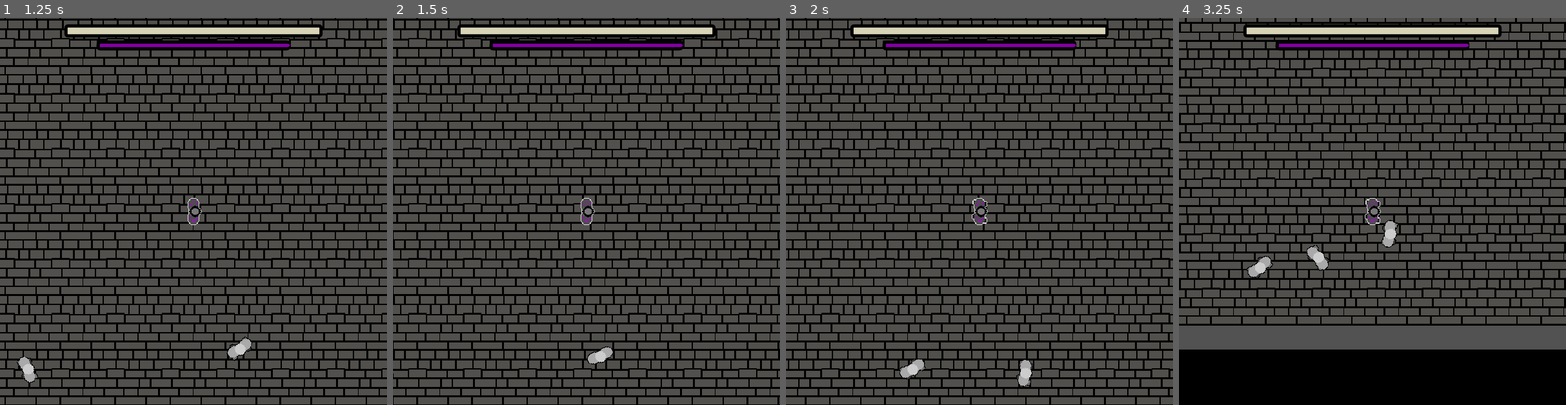
Above: before the commit, frames 1-4 (left to right).
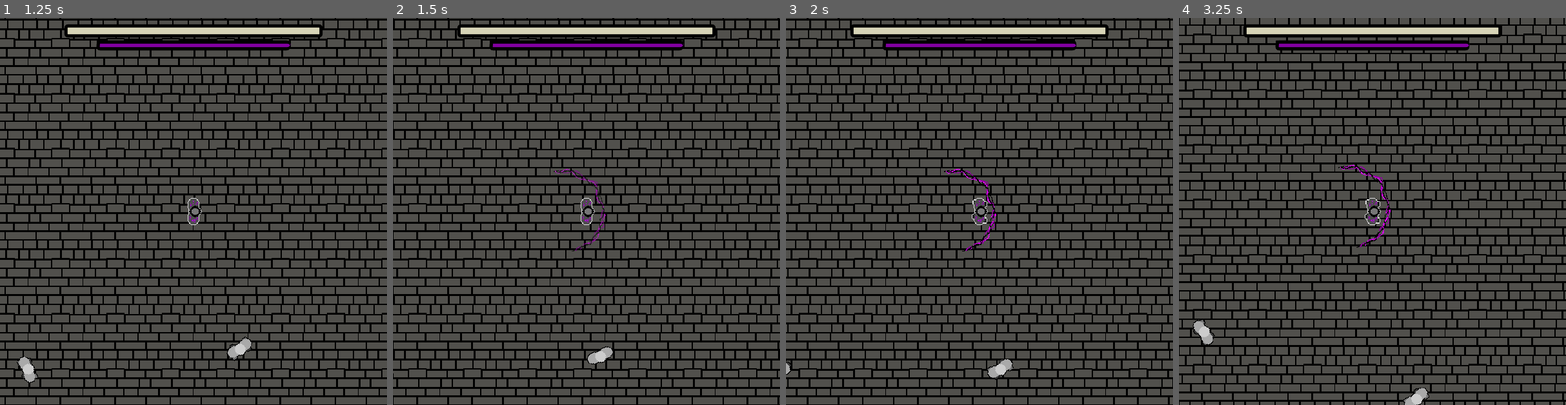
Above: after the commit, the same moments.

Repository: the-alex-g/LD52
Game: Godot game, scene res://Menu/MainMenu.tscn
The game is run twice, just before and just after one commit, with the same random seed, the same clock (stepped at 60 frames per second) and the same inputs.
Inputs (mouse positions are in pixels of both pictures, inside the frame that each line leads up to):
- Up to frame 1 (1.25 s): click "Play" at 0.5 s
- Up to frame 2 (1.5 s): move the mouse to (671, 192) at 1.27 s; hold D (right) from 1.28 s (still down); right-click (671, 192) at 1.35 s
- Up to frame 3 (2 s): keep holding D (right)
- Up to frame 4 (3.25 s): move the mouse to (1295, 230) at 2.02 s; release D (right) at 2.03 s; hold S (down) 2.03-2.78 s; tap Space (shoot) at 2.1 s; right-click (1295, 230) at 2.3 s; move the mouse to (1411, 126) at 2.77 s; hold D (right) from 2.78 s (still down); right-click (1411, 126) at 2.85 s

Frame 1 is identical in both runs. In frame 2, 0.2% of the frame differs, in the area x 41-55%, y 39-61%; in frame 3, 15%; in frame 4, 47%, in the area x 0-100%, y 0-100%.

Commit message:
Add shields that player can create

Diff:
--- a/project/Pawns/Pawn.tscn
+++ b/project/Pawns/Pawn.tscn
@@ -48,7 +48,7 @@
 
 [node name="AttackArea" type="Area2D" parent="."]
 collision_layer = 0
-collision_mask = 12
+collision_mask = 44
 
 [node name="CollisionShape2D" type="CollisionShape2D" parent="AttackArea"]
 position = Vector2( 10, 0 )
@@ -70,7 +70,6 @@
 [node name="Halo" type="AnimatedSprite" parent="."]
 position = Vector2( 2, 0 )
 frames = SubResource( 18 )
-frame = 3
 playing = true
 
 [node name="TurnBadSound" parent="." instance=ExtResource( 4 )]
--- a/project/Player/Player.gd
+++ b/project/Player/Player.gd
@@ -3,13 +3,16 @@
 
 export var speed := 210.0
 export var cooldown_time := 1.0
+export var shield_cooldown_time := 4.0
 export var min_damage := 7
 export var max_damage := 20
 
 var _can_shoot := true
+var _can_create_shield := true
 var good := false
 
 onready var _cooldown_timer : Timer = $AttackCooldownTimer
+onready var _shield_timer : Timer = $ShieldCooldownTimer
 onready var _sprite : AnimatedSprite = $AnimatedSprite
 
 
@@ -29,6 +32,9 @@
 
 	if Input.is_action_pressed("shoot") and _can_shoot:
 		_shoot()
+
+	if Input.is_action_just_pressed("create_shield") and _can_create_shield:
+		_create_shield()
 
 	# warning-ignore:return_value_discarded
 	move_and_collide(direction * speed * delta)
@@ -50,6 +56,20 @@
 	_can_shoot = true
 
 
+func _create_shield()->void:
+	_can_create_shield = false
+	_shield_timer.start(shield_cooldown_time)
+
+	var shield = preload("res://Player/Shield.tscn").instance()
+	shield.health = lerp(min_damage, max_damage, PawnHandler.get_dark_strength()) * 2
+	shield.position = global_position
+	shield.rotation = get_angle_to(get_global_mouse_position()) + PI / 2
+	get_parent().add_child(shield)
+
+	yield(_shield_timer, "timeout")
+	_can_create_shield = true
+
+
 func hit(damage:int)->void:
 	PawnHandler.player_health -= damage
 	$HitSound.play()
--- a/project/Player/Player.tscn
+++ b/project/Player/Player.tscn
@@ -65,8 +65,6 @@
 [node name="CollisionShape2D" type="CollisionShape2D" parent="."]
 shape = SubResource( 1 )
 
-[node name="AttackCooldownTimer" type="Timer" parent="."]
-
 [node name="Camera2D" type="Camera2D" parent="."]
 current = true
 zoom = Vector2( 0.75, 0.75 )
@@ -77,3 +75,8 @@
 
 [node name="HitSound" parent="." instance=ExtResource( 4 )]
 stream = ExtResource( 5 )
+
+[node name="AttackCooldownTimer" type="Timer" parent="."]
+
+[node name="ShieldCooldownTimer" type="Timer" parent="."]
+one_shot = true
--- /dev/null
+++ b/project/Player/Shield.gd
@@ -0,0 +1,38 @@
+extends StaticBody2D
+
+var health := 0
+var _max_health := 0
+
+onready var _tween : Tween = $Tween
+
+
+func _ready()->void:
+	_max_health = health
+	# warning-ignore:return_value_discarded
+	_tween.interpolate_property(self, "modulate", Color(1, 1, 1, 0), Color.white, 0.25, Tween.TRANS_QUAD)
+	# warning-ignore:return_value_discarded
+	_tween.start()
+
+
+func hit(damage:int)->void:
+	health -= damage
+
+	if health <= 0:
+		$CollisionPolygon2D.disabled = true
+		# warning-ignore:return_value_discarded
+		_tween.interpolate_property(self, "modulate", null, Color(1, 1, 1, 0), 0.5, Tween.TRANS_QUAD)
+		# warning-ignore:return_value_discarded
+		_tween.start()
+
+		yield(_tween, "tween_all_completed")
+		queue_free()
+
+	else:
+		# warning-ignore:return_value_discarded
+		_tween.interpolate_property(self, "modulate", null, Color(1, 1, 1, lerp(0.5, 1.0, float(health) / _max_health)), 0.25, Tween.TRANS_QUAD)
+		# warning-ignore:return_value_discarded
+		_tween.start()
+
+
+func _on_Timer_timeout():
+	hit(1)
--- /dev/null
+++ b/project/Player/Shield.tscn
@@ -0,0 +1,23 @@
+[gd_scene load_steps=3 format=2]
+
+[ext_resource path="res://Player/Shield.png" type="Texture" id=1]
+[ext_resource path="res://Player/Shield.gd" type="Script" id=2]
+
+[node name="Shield" type="StaticBody2D"]
+collision_layer = 33
+collision_mask = 0
+script = ExtResource( 2 )
+
+[node name="CollisionPolygon2D" type="CollisionPolygon2D" parent="."]
+polygon = PoolVector2Array( 48, 0, 48, -16, 16, -48, -16, -48, -48, -16, -48, 0, -46, 0, -46, -15, -16, -46, 15, -46, 46, -15, 46, 0 )
+
+[node name="Sprite" type="Sprite" parent="."]
+texture = ExtResource( 1 )
+offset = Vector2( 0, -24 )
+
+[node name="Tween" type="Tween" parent="."]
+
+[node name="Timer" type="Timer" parent="."]
+autostart = true
+
+[connection signal="timeout" from="Timer" to="." method="_on_Timer_timeout"]
--- a/project/Weapons/DarkBolt.tscn
+++ b/project/Weapons/DarkBolt.tscn
@@ -13,7 +13,7 @@
 
 [node name="DarkBolt" type="Area2D"]
 collision_layer = 16
-collision_mask = 2
+collision_mask = 34
 script = ExtResource( 3 )
 bolt_color = Color( 0.360784, 0, 0.470588, 1 )
 
--- a/project/Weapons/GoodBolt.tscn
+++ b/project/Weapons/GoodBolt.tscn
@@ -13,7 +13,7 @@
 
 [node name="GoodBolt" type="Area2D"]
 collision_layer = 16
-collision_mask = 12
+collision_mask = 44
 script = ExtResource( 3 )
 bolt_color = Color( 0.878431, 0.878431, 0.878431, 1 )
 
--- a/project/World/PawnHandler.gd
+++ b/project/World/PawnHandler.gd
@@ -6,7 +6,7 @@
 
 
 func get_dark_strength()->float:
-	return pow(float(dark_strength) / max_strength, 2)
+	return (float(dark_strength) / max_strength)
 
 
 func reset()->void:
--- a/project/project.godot
+++ b/project/project.godot
@@ -99,6 +99,11 @@
 , Object(InputEventMouseButton,"resource_local_to_scene":false,"resource_name":"","device":0,"alt":false,"shift":false, …(202 unchanged characters)…
  ]
 }
+create_shield={
+"deadzone": 0.5,
+"events": [ Object(InputEventMouseButton,"resource_local_to_scene":false,"resource_name":"","device":0,"alt":false,"shift":false,"control":false,"meta":false,"command":false,"button_mask":0,"position":Vector2( 0, 0 ),"global_position":Vector2( 0, 0 ),"factor":1.0,"button_index":2,"pressed":false,"doubleclick":false,"script":null)
+ ]
+}
 
 [layer_names]
 
@@ -107,6 +112,7 @@
 2d_physics/layer_3="Bad Pawns"
 2d_physics/layer_4="Player"
 2d_physics/layer_5="Weapons"
+2d_physics/layer_6="Barriers"
 
 [physics]
 
Binary file added: project/Player/Shield.png
Not shown, added: project/Player/Shield.png.import
Not shown, added: raw_files/Shield.piskel
